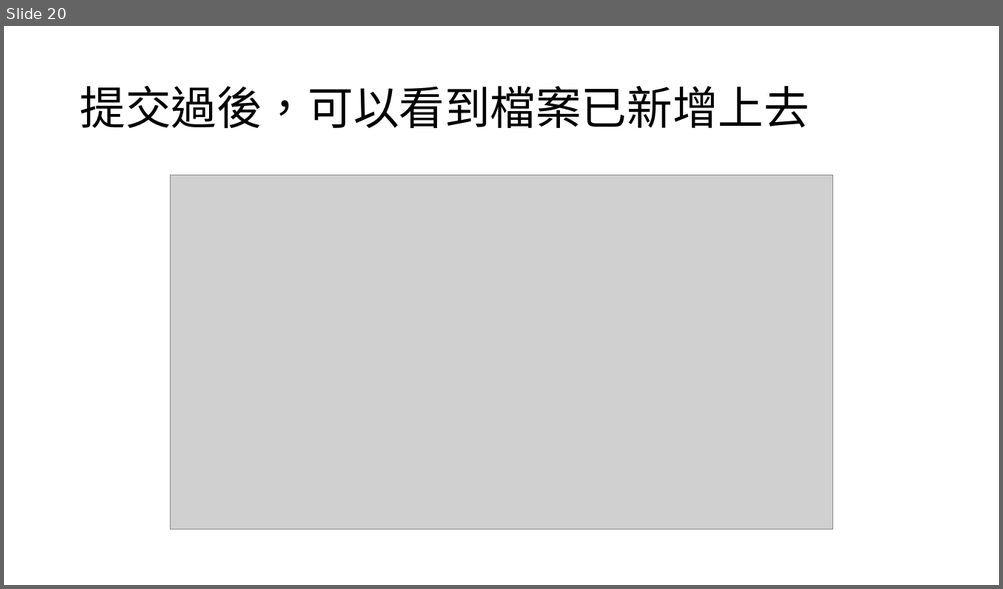
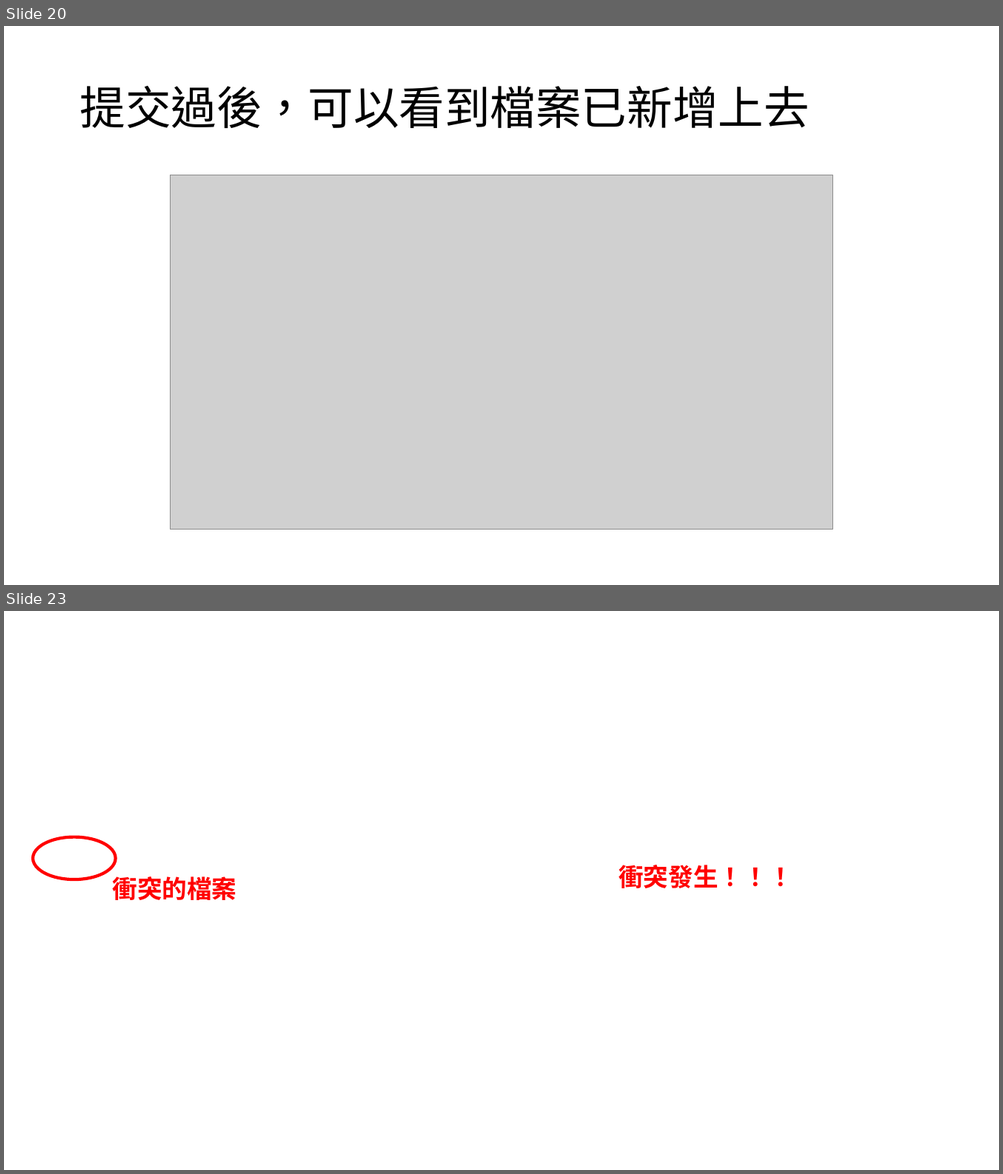
Before and after one commit to ShyDawTon/AIprogram, a slide deck: git使用教學.pptx. Shown one above the other, each under a label of ours: slide 20 before the commit, slides 20 and 23 after it; the slides between them are not shown. The pictures are 1003x589 and 1003x1174 pixels, drawn with LibreOffice and Linux fonts; fonts in the diff are those of the drawing; grey boxes stand for pictures; background and template pictures are left out. Boxes give left, top, right and bottom in pixels: in the first picture for what was removed or moved away, otherwise in the second. Text is boxed around its words. In the diff, an @@ line names an element or a change of style, - is before the commit and + after.

Commit message:
git使用教學ppt更新，新增解決衝突部分

```diff
--- a/git使用教學.pptx
+++ b/git使用教學.pptx
@@ slide 23 added at (x1=4, y1=611, x2=999, y2=1170), background picture (left out) @@
@@ ellipse added at (x1=33, y1=837, x2=116, y2=880), outline #FF0000 3 pt @@
@@ text added at (x1=113, y1=877, x2=237, y2=900), 24 pt, text #FF0000, bold @@
+衝突的檔案
@@ text added at (x1=618, y1=865, x2=792, y2=889), 24 pt, text #FF0000, bold @@
+衝突發生！！！
```
Also in this commit, not shown: 9 other slides added.
